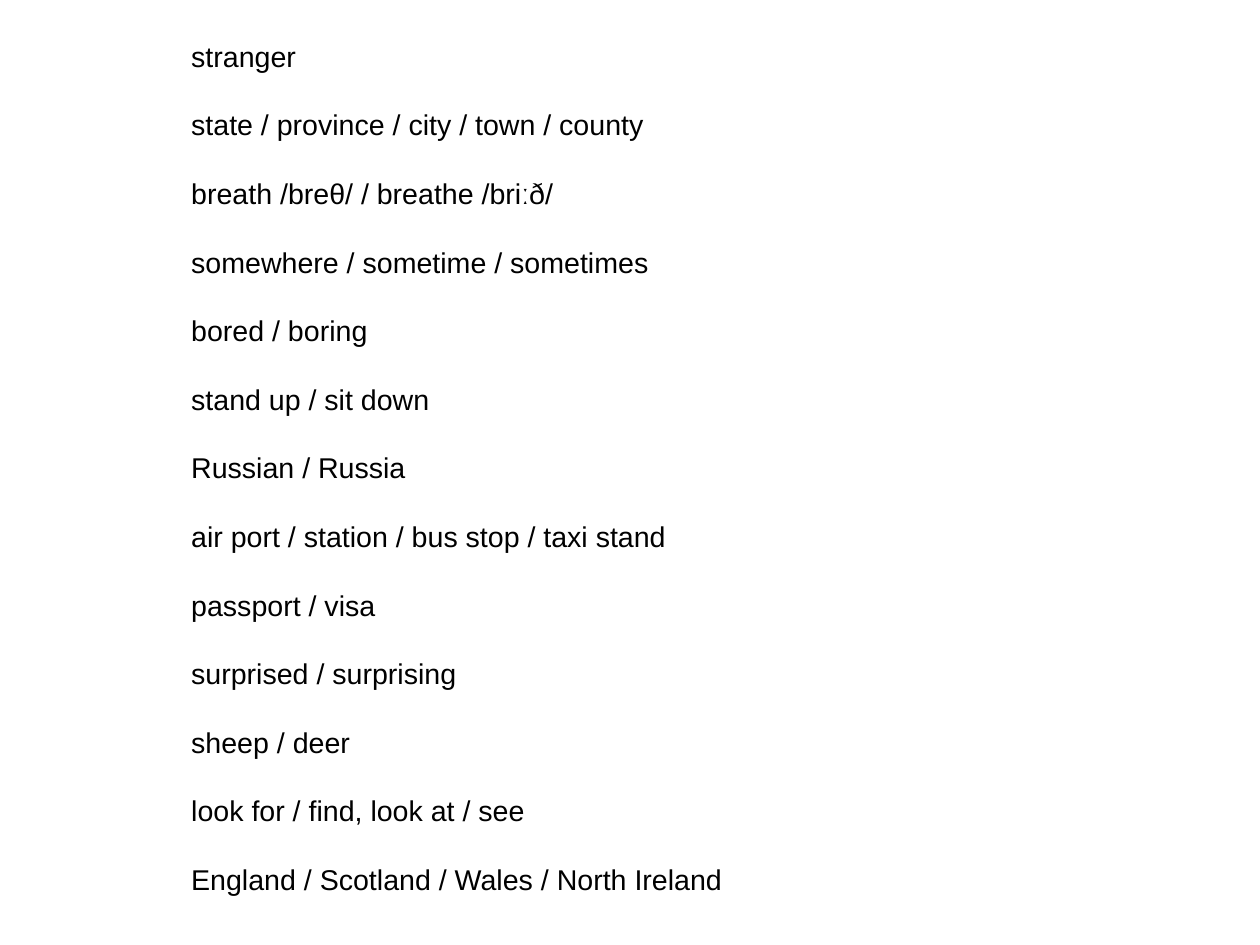
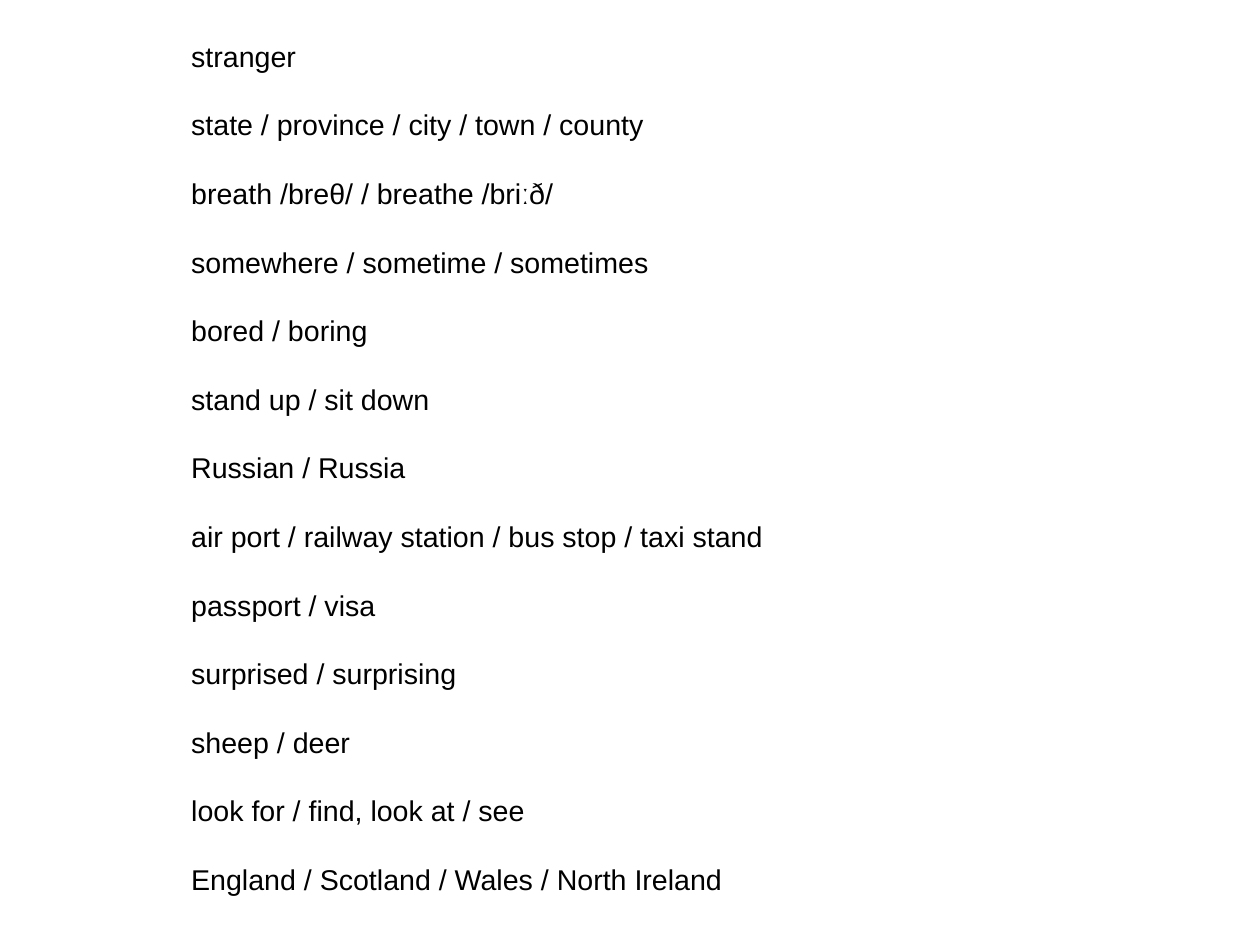
Before and after one commit to ericzhang/english-math, a slide deck: slide 1 of 2025-09-06/2025-09-06-words.odp. Drawn at 1260x945 pixels with LibreOffice and Linux fonts; fonts in the diff are those of the drawing. Boxes give left, top, right and bottom in pixels: in the first picture for what was removed or moved away, otherwise in the second. Text is boxed around its words. In the diff, an @@ line names an element or a change of style, - is before the commit and + after.

```diff
--- a/2025-09-06/2025-09-06-words.odp
+++ b/2025-09-06/2025-09-06-words.odp
@@ text at <box>191,526,763,553</box>: text changed @@
-air port / station / bus stop / taxi stand
+air port / railway station / bus stop / taxi stand
```
Also in this commit, not shown: 4 other files.
